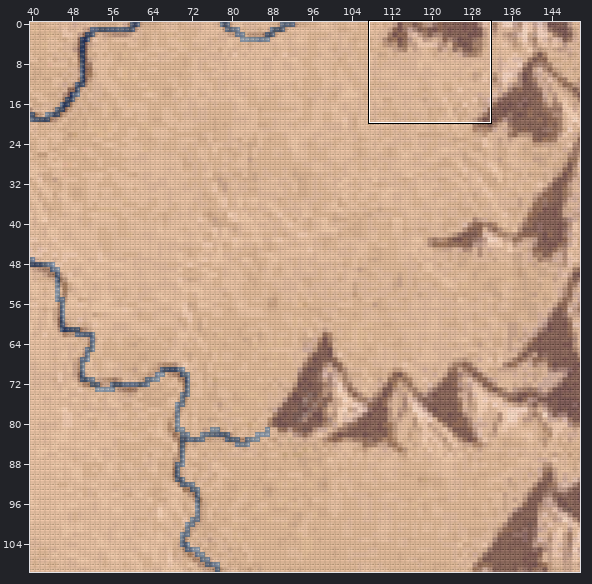
Tiled map -- forge-gui/res/adventure/MiddleEarth/world/middleearth/chunk_7_3.tmx. The first picture is a wide view before the edit; the outline marks the close-up.
Close-up. Before the edit:
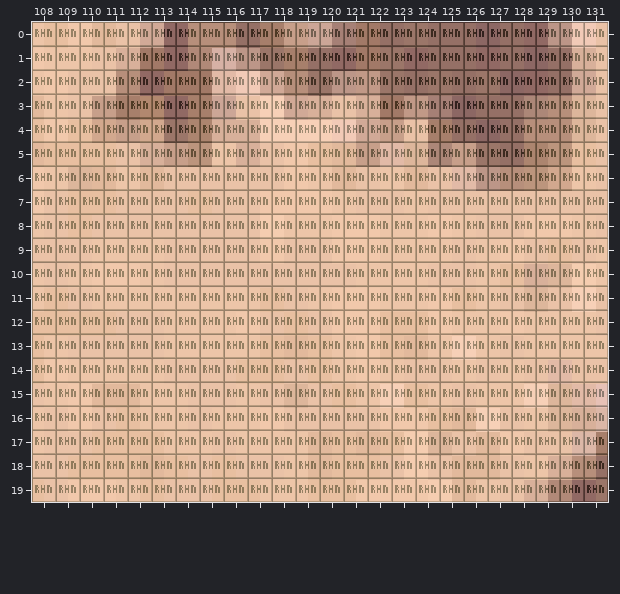
Cells are 16x16 px. Shown: x 108..131, y 0..19. The commit also changed other parts of the map, which this record leaves out.
The same view after the edit:
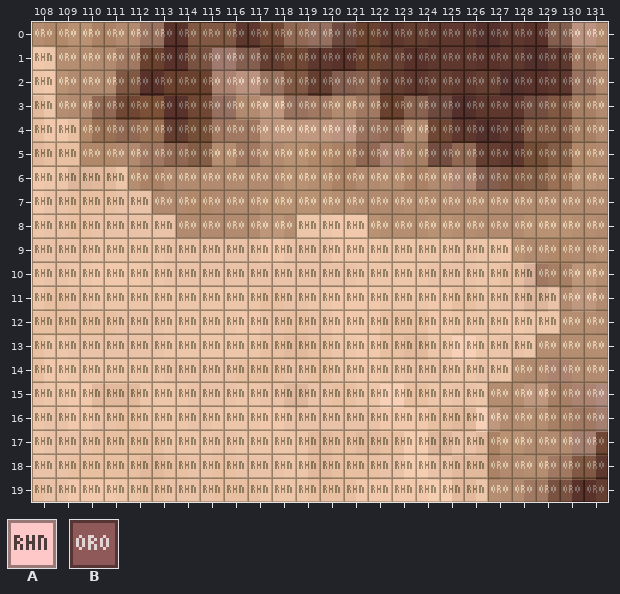
Key: from "biomes": A 6 "rhun", B 43 "orocarni".
_ is an empty cell.
Message: finish biomes
The exact change:
Layer "Biomes":
The edit turns tile A into tile B in row 0 at x 108 to 131; in rows 1 to 3 at x 109 to 131; in rows 4 to 5 at x 110 to 131; in row 6 at x 112 to 131; in row 7 at x 113 to 131; in row 8 at x 114 to 118 and 122 to 131.
The edit turns tile A into tile B in row 9 at x 128 to 131; in row 10 at x 129 to 131; in rows 11 to 12 at x 130 to 131; in row 13 at x 129 to 131; in row 14 at x 128 to 131; in rows 15 to 19 at x 127 to 131.
Where, in picture pixels (left, top, right, bottom), the same in both close-ups:
changed: (32, 22, 608, 502)
